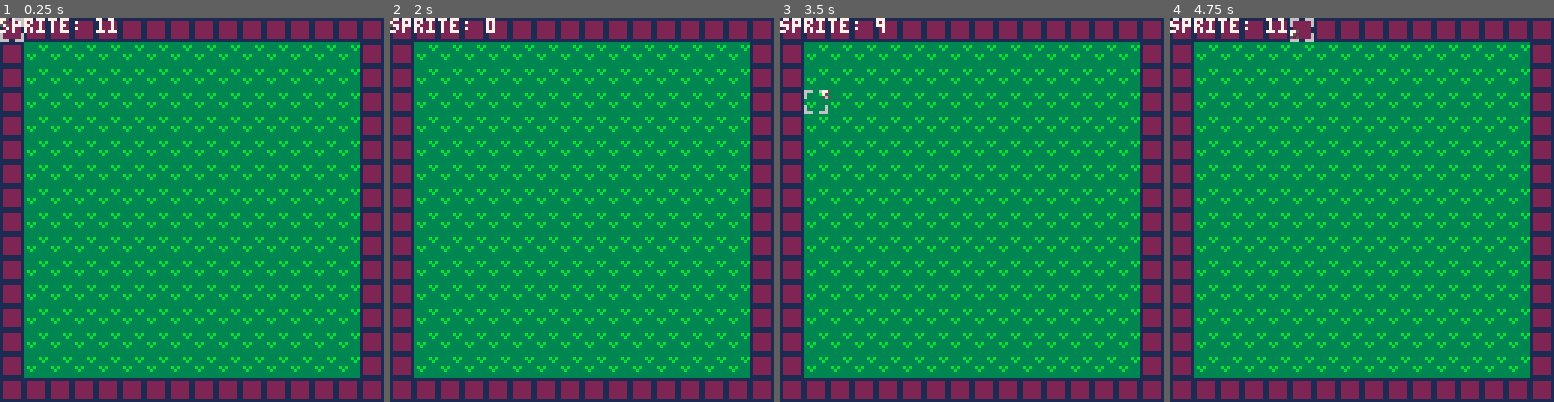
Above: before the commit, frames 1-4 (left to right).
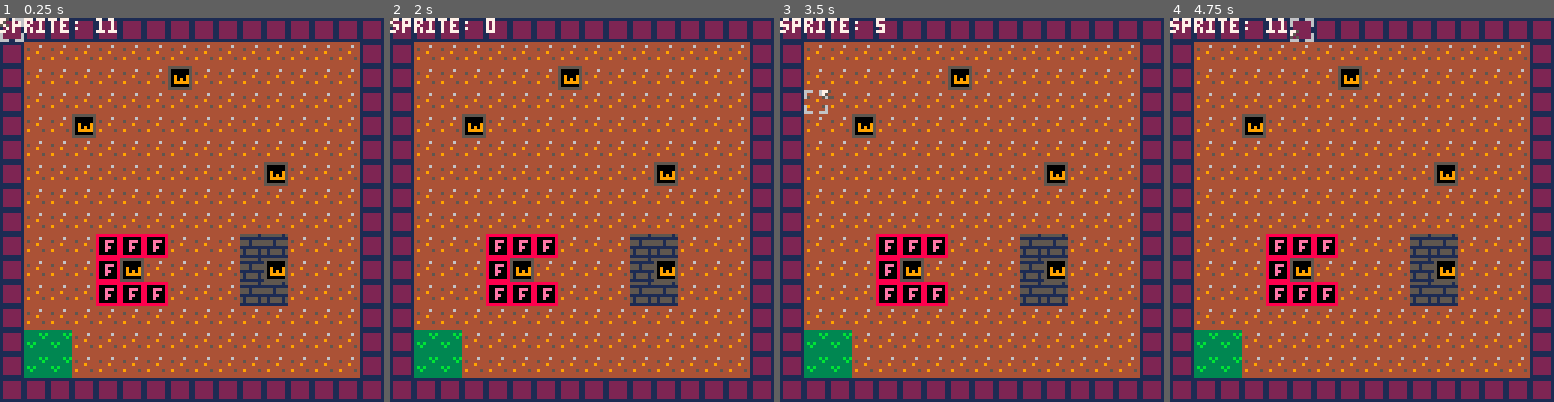
Above: after the commit, the same moments.

Repository: etrizzo/pico8
Game: PICO-8 cartridge SIJ2019/sij2019.p8
Two runs of this game, one before a commit and one after it. Both use one fixed random seed, a clock stepped at 60 frames per second and the inputs below.
Inputs:
- Up to frame 1 (0.25 s): no input
- Up to frame 2 (2 s): tap O (Z key) at 0.33, 0.7, 1.43 s; hold Left from 1.97 s (still down)
- Up to frame 3 (3.5 s): tap O (Z key) at 2.22, 3.1 s; release Left at 2.37 s; hold Down 2.42-2.82 s; hold Right from 2.87 s (still down)
- Up to frame 4 (4.75 s): release Right at 3.53 s; hold Up 3.58-4.08 s; tap O (Z key) at 3.98 s; hold Right 4.13-4.53 s; hold Down from 4.58 s (still down)

The runs differ from the first frame. In frame 1, 75% of the frame differs, in the area x 6-94%, y 6-94%; in frame 2, 75%; in frame 3, 75%; in frame 4, 75%.

Commit message:
Weeds now exist and spread #420yolo

Diff:
--- a/SIJ2019/sij2019.p8
+++ b/SIJ2019/sij2019.p8
@@ -7,14 +7,21 @@
 -- Constants
 ds = 0;
 lastcalled = time();
-tilecursor = {
+
+
+-- globals
+tilecursor =
+{
 	x = 0;
 	y = 0;
 };
-hovertile = {
+hovertile =
+{
 	x = 0;
 	y = 0;
 };
+
+g_weedsinlevel = {}
 
 -- variables that need to be reset pre game instance!
 function setglobals()
@@ -35,6 +42,7 @@
 --------------------------------------------------------------------------
 function startup()
     setglobals()
+    getalltheweedsinlevel()
 end
 
 --------------------------------------------------------------------------
@@ -181,8 +189,8 @@
 end
 
 --------------------------------------------------------------------------
-function gettilesprite(xpos,ypos)
-    return mget(xpos,ypos)
+function gettilesprite(tileposx,tileposy)
+    return mget(tileposx,tileposy)
 end
 
 --------------------------------------------------------------------------
@@ -218,6 +226,97 @@
 	posy = posy or 0;
 	col = col or 7;
 	print (text, posx + camerax, posy + cameray, col);
+end
+
+--------------------------------------------------------------------------
+function getalltheweedsinlevel()
+    posx = camerax;
+    posy = cameray;
+
+    for y=0, 15 do
+        for x=0, 15 do
+            tileposx, tileposy = gettileposfromworldpos(posx,posy)
+            if gettilesprite(tileposx,tileposy) == 1 then
+                weed = createweed(tileposx, tileposy)
+                add(g_weedsinlevel, weed)
+            end
+
+            posx += 8
+        end
+
+        posy += 8
+        posx = camerax;
+    end
+end
+
+--------------------------------------------------------------------------
+function createweed(tileposx, tileposy)
+    local weed = {}
+    weed.x = tileposx
+    weed.y = tileposy
+
+    return weed
+end
+
+--------------------------------------------------------------------------
+function spreadtheweeds()
+    local allnewweeds = {}
+    for weed in all(g_weedsinlevel) do
+        posx = weed.x;
+        posy = weed.y
+
+        if cangrowattile(posx + 1, posy) then
+            newweedspos = {x = posx + 1, y = posy}
+
+            if checkifpositionisinlist(newweedspos, allnewweeds) == false then
+                add(allnewweeds, newweedspos)
+            end
+        end
+
+        if cangrowattile(posx - 1, posy) then
+            newweedspos = {x = posx - 1, y = posy}
+            if checkifpositionisinlist(newweedspos, allnewweeds) == false then
+                add(allnewweeds, newweedspos)
+            end
+        end
+
+        if cangrowattile(posx, posy + 1) then
+            newweedspos = {x = posx, y = posy + 1}
+            if checkifpositionisinlist(newweedspos, allnewweeds) == false then
+                add(allnewweeds, newweedspos)
+            end
+        end
+
+        if cangrowattile(posx, posy - 1) then
+            newweedspos = {x = posx, y = posy -1}
+            if checkifpositionisinlist(newweedspos, allnewweeds) == false then
+                add(allnewweeds, newweedspos)
+            end
+        end
+
+    end
+
+    for weedpos in all(allnewweeds) do
+        weed = createweed(weedpos.x, weedpos.y)
+        settilesprite(weedpos.x, weedpos.y, 1)
+        add(g_weedsinlevel, weed)
+    end
+end
+
+--------------------------------------------------------------------------
+function checkifpositionisinlist(pos, array)
+    for currentPos in all(array) do
+        if (pos.x == currentPos.x) and (pos.y == currentPos.y) then
+            return true;
+        end
+    end
+
+    return false
+end
+
+--------------------------------------------------------------------------
+function cangrowattile(tileposx, tileposy)
+    return (gettilesprite(tileposx,tileposy) == 5)
 end
 
 -- hello qtie
@@ -230,22 +329,25 @@
 007007005099999500000000800e0008000000004944445400000000515555150000000033b33333000000001222222100000000000000000000000060000006
 00000000500000050000000080000008000000004444444400000000515555150000000033333333000000001222222100000000000000000000000060000006
 00000000555555550000000088888888000000004444444400000000111111110000000033333333000000001111111100000000000000000000000066600666
+__gff__
+0000000000010000000000000000000000000000000000000000000000000000000000000000000000000000000000000000000000000000000000000000000000000000000000000000000000000000000000000000000000000000000000000000000000000000000000000000000000000000000000000000000000000000
+0000000000000000000000000000000000000000000000000000000000000000000000000000000000000000000000000000000000000000000000000000000000000000000000000000000000000000000000000000000000000000000000000000000000000000000000000000000000000000000000000000000000000000
 __map__
 0b0b0b0b0b0b0b0b0b0b0b0b0b0b0b0b0b0b0b0b0b0b0b0b0b0b0b0b0b0b0b0b0b0b0b0b0b0b0b0b0b0b0b0b0b0b0b0b0b0b0b0b0b0b0b0b0b0b0b0b0b0b0b0b0b0b0b0b0b0b0b0b0b0b0b0b0b0b0b0b000000000000000000000000000000000000000000000000000000000000000000000000000000000000000000000000
-0b09090909090909090909090909090b0b00000000000000000000000000000b0b00000000000000000000000000000b0b00000000000000000000000000000b0b00000000000000000000000000000b000000000000000000000000000000000000000000000000000000000000000000000000000000000000000000000000
-0b09090909090909090909090909090b0b00000000000000000000000000000b0b00000000000000000000000000000b0b00000000000000000000000000000b0b00000000000000000000000000000b000000000000000000000000000000000000000000000000000000000000000000000000000000000000000000000000
-0b09090909090909090909090909090b0b00000000000000000000000000000b0b00000000000000000000000000000b0b00000000000000000000000000000b0b00000000000000000000000000000b000000000000000000000000000000000000000000000000000000000000000000000000000000000000000000000000
-0b09090909090909090909090909090b0b00000000000000000000000000000b0b00000000000000000000000000000b0b00000000000000000000000000000b0b00000000000000000000000000000b000000000000000000000000000000000000000000000000000000000000000000000000000000000000000000000000
-0b09090909090909090909090909090b0b00000000000000000000000000000b0b00000000000000000000000000000b0b00000000000000000000000000000b0b00000000000000000000000000000b000000000000000000000000000000000000000000000000000000000000000000000000000000000000000000000000
-0b09090909090909090909090909090b0b00000000000000000000000000000b0b00000000000000000000000000000b0b00000000000000000000000000000b0b00000000000000000000000000000b000000000000000000000000000000000000000000000000000000000000000000000000000000000000000000000000
-0b09090909090909090909090909090b0b00000000000000000000000000000b0b00000000000000000000000000000b0b00000000000000000000000000000b0b00000000000000000000000000000b000000000000000000000000000000000000000000000000000000000000000000000000000000000000000000000000
-0b09090909090909090909090909090b0b00000000000000000000000000000b0b00000000000000000000000000000b0b00000000000000000000000000000b0b00000000000000000000000000000b000000000000000000000000000000000000000000000000000000000000000000000000000000000000000000000000
-0b09090909090909090909090909090b0b00000000000000000000000000000b0b00000000000000000000000000000b0b00000000000000000000000000000b0b00000000000000000000000000000b000000000000000000000000000000000000000000000000000000000000000000000000000000000000000000000000
-0b09090909090909090909090909090b0b00000000000000000000000000000b0b00000000000000000000000000000b0b00000000000000000000000000000b0b00000000000000000000000000000b000000000000000000000000000000000000000000000000000000000000000000000000000000000000000000000000
-0b09090909090909090909090909090b0b00000000000000000000000000000b0b00000000000000000000000000000b0b00000000000000000000000000000b0b00000000000000000000000000000b000000000000000000000000000000000000000000000000000000000000000000000000000000000000000000000000
-0b09090909090909090909090909090b0b00000000000000000000000000000b0b00000000000000000000000000000b0b00000000000000000000000000000b0b00000000000000000000000000000b000000000000000000000000000000000000000000000000000000000000000000000000000000000000000000000000
-0b09090909090909090909090909090b0b00000000000000000000000000000b0b00000000000000000000000000000b0b00000000000000000000000000000b0b00000000000000000000000000000b000000000000000000000000000000000000000000000000000000000000000000000000000000000000000000000000
-0b09090909090909090909090909090b0b00000000000000000000000000000b0b00000000000000000000000000000b0b00000000000000000000000000000b0b00000000000000000000000000000b000000000000000000000000000000000000000000000000000000000000000000000000000000000000000000000000
+0b05050505050505050505050505050b0b05050505050505050505050505050b0b00000000000000000000000000000b0b00000000000000000000000000000b0b00000000000000000000000000000b000000000000000000000000000000000000000000000000000000000000000000000000000000000000000000000000
+0b05050505050501050505050505050b0b05050505050505050505050505050b0b00000000000000000000000000000b0b00000000000000000000000000000b0b00000000000000000000000000000b000000000000000000000000000000000000000000000000000000000000000000000000000000000000000000000000
+0b05050505050505050505050505050b0b05050505050505050505050505050b0b00000000000000000000000000000b0b00000000000000000000000000000b0b00000000000000000000000000000b000000000000000000000000000000000000000000000000000000000000000000000000000000000000000000000000
+0b05050105050505050505050505050b0b05050505050505050505050505050b0b00000000000000000000000000000b0b00000000000000000000000000000b0b00000000000000000000000000000b000000000000000000000000000000000000000000000000000000000000000000000000000000000000000000000000
+0b05050505050505050505050505050b0b05050505050505050505050505050b0b00000000000000000000000000000b0b00000000000000000000000000000b0b00000000000000000000000000000b000000000000000000000000000000000000000000000000000000000000000000000000000000000000000000000000
+0b05050505050505050505010505050b0b05050505050505050505050505050b0b00000000000000000000000000000b0b00000000000000000000000000000b0b00000000000000000000000000000b000000000000000000000000000000000000000000000000000000000000000000000000000000000000000000000000
+0b05050505050505050505050505050b0b05050505050505050505050505050b0b00000000000000000000000000000b0b00000000000000000000000000000b0b00000000000000000000000000000b000000000000000000000000000000000000000000000000000000000000000000000000000000000000000000000000
+0b05050505050505050505050505050b0b05050505050501050505050505050b0b00000000000000000000000000000b0b00000000000000000000000000000b0b00000000000000000000000000000b000000000000000000000000000000000000000000000000000000000000000000000000000000000000000000000000
+0b05050503030305050507070505050b0b05050505050505050505050505050b0b00000000000000000000000000000b0b00000000000000000000000000000b0b00000000000000000000000000000b000000000000000000000000000000000000000000000000000000000000000000000000000000000000000000000000
+0b05050503010505050507010505050b0b05050505050505050505050505050b0b00000000000000000000000000000b0b00000000000000000000000000000b0b00000000000000000000000000000b000000000000000000000000000000000000000000000000000000000000000000000000000000000000000000000000
+0b05050503030305050507070505050b0b05050505050505050505050505050b0b00000000000000000000000000000b0b00000000000000000000000000000b0b00000000000000000000000000000b000000000000000000000000000000000000000000000000000000000000000000000000000000000000000000000000
+0b05050505050505050505050505050b0b05050505050505050505050505050b0b00000000000000000000000000000b0b00000000000000000000000000000b0b00000000000000000000000000000b000000000000000000000000000000000000000000000000000000000000000000000000000000000000000000000000
+0b09090505050505050505050505050b0b05050505050505050505050505050b0b00000000000000000000000000000b0b00000000000000000000000000000b0b00000000000000000000000000000b000000000000000000000000000000000000000000000000000000000000000000000000000000000000000000000000
+0b09090505050505050505050505050b0b05050505050505050505050505050b0b00000000000000000000000000000b0b00000000000000000000000000000b0b00000000000000000000000000000b000000000000000000000000000000000000000000000000000000000000000000000000000000000000000000000000
 0b0b0b0b0b0b0b0b0b0b0b0b0b0b0b0b0b0b0b0b0b0b0b0b0b0b0b0b0b0b0b0b0b0b0b0b0b0b0b0b0b0b0b0b0b0b0b0b0b0b0b0b0b0b0b0b0b0b0b0b0b0b0b0b0b0b0b0b0b0b0b0b0b0b0b0b0b0b0b0b000000000000000000000000000000000000000000000000000000000000000000000000000000000000000000000000
 0b0b0b0b0b0b0b0b0b0b0b0b0b0b0b0b0b000000000000000000000000000000000000000000000000000000000000000000000000000000000000000000000000000000000000000000000000000000000000000000000000000000000000000000000000000000000000000000000000000000000000000000000000000000
 0b00000000000000000000000000000b0b000000000000000000000000000000000000000000000000000000000000000000000000000000000000000000000000000000000000000000000000000000000000000000000000000000000000000000000000000000000000000000000000000000000000000000000000000000
